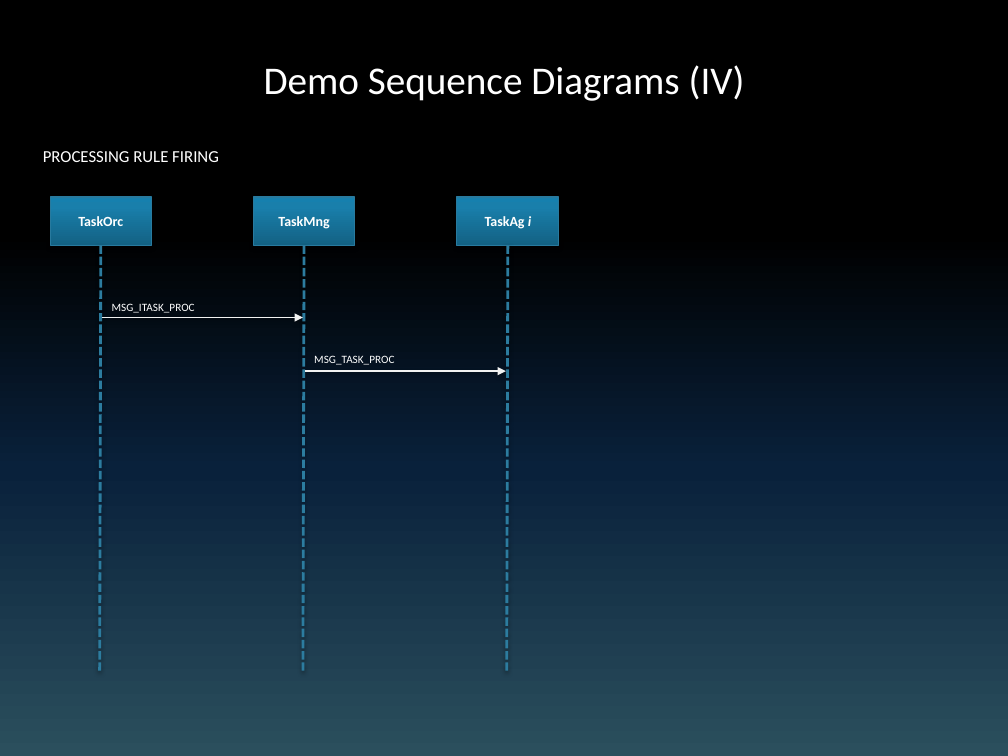
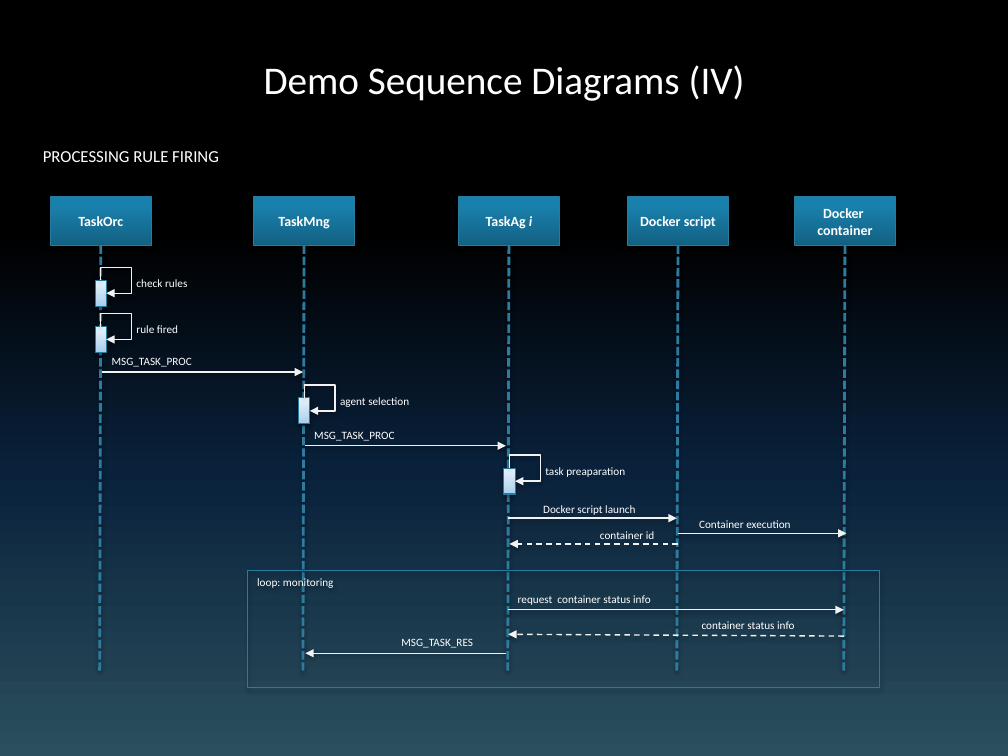
Before and after one commit to aardalath/qpf, a slide deck: slide 7 of doc/QPF_Prototype.pptx. Drawn at 1008x756 pixels with LibreOffice and Linux fonts; fonts in the diff are those of the drawing. Boxes give left, top, right and bottom in pixels: in the first picture for what was removed or moved away, otherwise in the second. Text is boxed around its words. In the diff, an @@ line names an element or a change of style, - is before the commit and + after.

```diff
--- a/doc/QPF_Prototype.pptx
+++ b/doc/QPF_Prototype.pptx
@@ rectangle added at bbox=[627, 197, 729, 245], fill gradient #146284 to #1A7FAB to #1780AE, outline #287A9E 0.75 pt, 10 pt, text #FFFFFF, bold @@
+Docker script
@@ rectangle added at bbox=[794, 197, 896, 245], fill gradient #146284 to #1A7FAB to #1780AE, outline #287A9E 0.75 pt, 10 pt, text #FFFFFF, bold @@
+Docker container
@@ elbow arrow added from (101, 280) to (106, 293), #F2F2F2 1 pt @@
@@ line added from (678, 245) to (676, 670), #2C7C9F 2 pt dashed @@
@@ line added from (845, 245) to (844, 670), #2C7C9F 2 pt dashed @@
@@ rectangle added at bbox=[95, 280, 106, 306], fill gradient #A6CEEE to #C1DCF2 to #E7F2FB, outline #287A9E 0.75 pt @@
@@ text added at bbox=[136, 279, 187, 287], 8 pt, text #FFFFFF @@
+check rules
@@ rectangle added at bbox=[95, 327, 106, 353], fill gradient #A6CEEE to #C1DCF2 to #E7F2FB, outline #287A9E 0.75 pt @@
@@ elbow arrow added from (101, 327) to (106, 340), #F2F2F2 1 pt @@
@@ text added at bbox=[136, 325, 178, 333], 8 pt, text #FFFFFF @@
+rule fired
@@ text at bbox=[112, 357, 192, 367]: text changed @@
-MSG_ITASK_PROC
+MSG_TASK_PROC
@@ arrow moved from (102, 318) - (303, 318) to (102, 372) - (303, 372) @@
@@ elbow arrow added from (304, 398) to (309, 411), #F2F2F2 1 pt @@
@@ rectangle added at bbox=[298, 398, 309, 424], fill gradient #A6CEEE to #C1DCF2 to #E7F2FB, outline #287A9E 0.75 pt @@
@@ text added at bbox=[340, 397, 409, 407], 8 pt, text #FFFFFF @@
+agent selection
@@ text "MSG_TASK_PROC": place and size @@
-text "MSG_TASK_PROC" at bbox=[314, 355, 394, 365]
+text "MSG_TASK_PROC" at bbox=[314, 431, 394, 441]
@@ arrow moved from (305, 371) - (506, 371) to (305, 446) - (506, 446) @@
@@ rectangle added at bbox=[504, 469, 515, 495], fill gradient #A6CEEE to #C1DCF2 to #E7F2FB, outline #287A9E 0.75 pt @@
@@ elbow arrow added from (509, 469) to (515, 481), #F2F2F2 1 pt @@
@@ text added at bbox=[545, 467, 625, 477], 8 pt, text #FFFFFF @@
+task preaparation
@@ text added at bbox=[543, 505, 635, 515], 8 pt, text #FFFFFF @@
+Docker script launch
@@ arrow added from (508, 518) to (676, 518), #F2F2F2 1 pt @@
@@ text added at bbox=[600, 531, 654, 539], 8 pt, text #FFFFFF @@
+container id
@@ arrow added from (678, 533) to (847, 533), #F2F2F2 1 pt @@
@@ text added at bbox=[699, 520, 790, 528], 8 pt, text #FFFFFF @@
+Container execution
@@ arrow added from (678, 544) to (509, 544), #F2F2F2 1 pt dashed @@
@@ rectangle added at bbox=[247, 571, 880, 688], outline #287A9E 0.75 pt, 8 pt, text #FFFFFF @@
+loop: monitoring
@@ text added at bbox=[518, 595, 651, 605], 8 pt, text #FFFFFF @@
+request container status info
@@ arrow added from (508, 610) to (844, 610), #F2F2F2 1 pt @@
@@ text added at bbox=[702, 621, 794, 629], 8 pt, text #FFFFFF @@
+container status info
@@ arrow added from (506, 653) to (305, 653), #F2F2F2 1 pt @@
@@ text added at bbox=[401, 638, 473, 648], 8 pt, text #FFFFFF @@
+MSG_TASK_RES
@@ arrow added from (844, 636) to (508, 634), #F2F2F2 1 pt dashed @@
```
Also in this commit, not shown: 2 other slides changed, 2 slides added, 2 other files.
